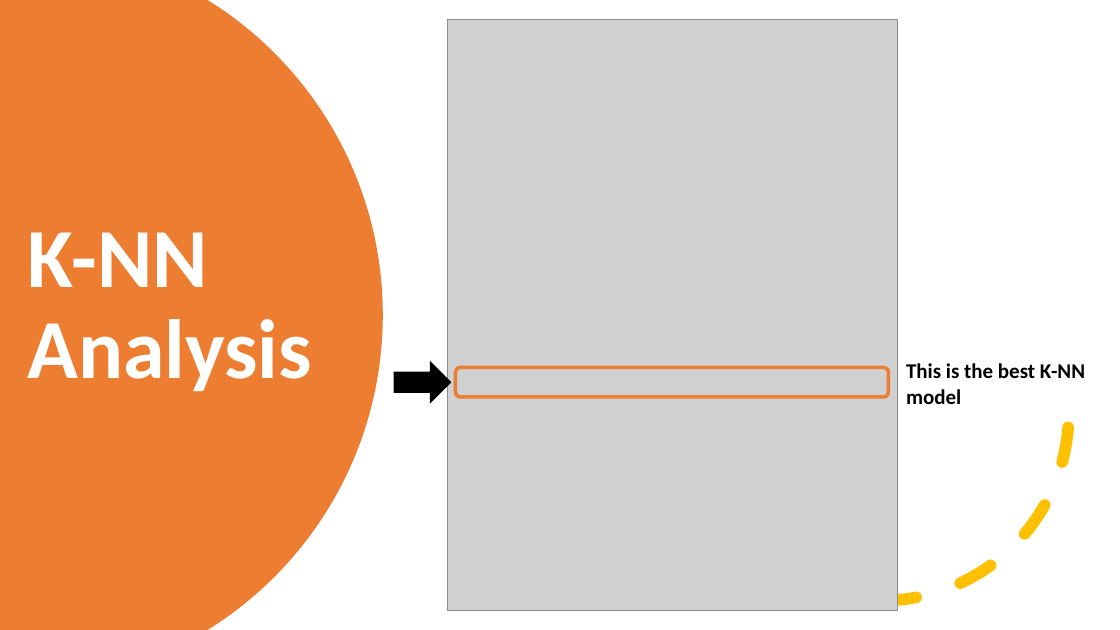
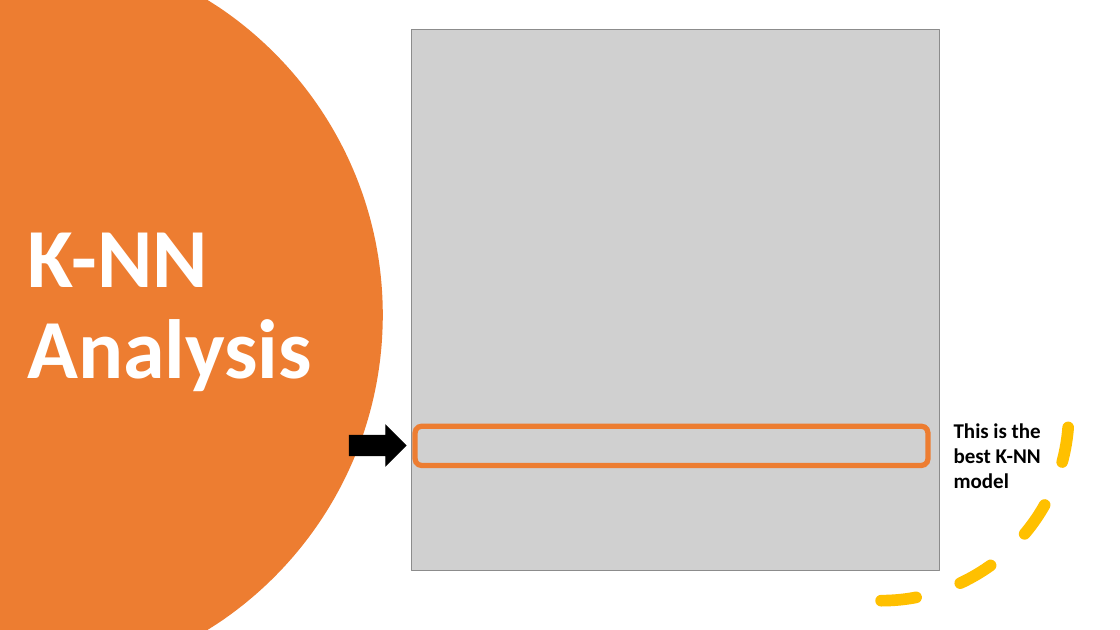
Before and after one commit to tayrotayro/Machine-Learning-Project-ISDS-7070, a slide deck: slide 19 of ckd_presentation.pptx. Drawn at 1120x630 pixels with LibreOffice and Linux fonts; fonts in the diff are those of the drawing; grey boxes stand for pictures. Boxes give left, top, right and bottom in pixels: in the first picture for what was removed or moved away, otherwise in the second. Text is boxed around its words. In the diff, an @@ line names an element or a change of style, - is before the commit and + after.

```diff
--- a/ckd_presentation.pptx
+++ b/ckd_presentation.pptx
@@ picture: place and size @@
-picture at (447,19,898,610)
+picture at (411,29,939,571)
@@ text "This is the best K-NN ..." rewrapped from (906,363,1085,404) to (954,423,1041,488) @@
@@ right arrow: place and size @@
-right arrow at (394,362,450,402)
+right arrow at (350,426,406,466)
@@ rounded rectangle: place and size @@
-rounded rectangle at (455,367,888,397)
+rounded rectangle at (415,426,928,465)
@@ rounded rectangle at (415,426,928,465): outline #ED7D31 3 pt to #ED7D31 4.5 pt @@
```
Also in this commit, not shown: 13 other slides changed, 2 slides removed, 1 other file.
